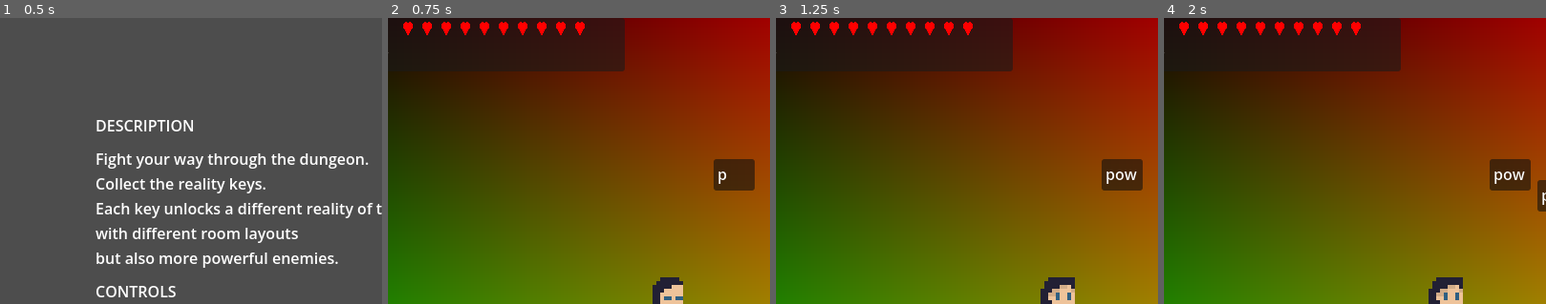
Above: before the commit, frames 1-4 (left to right).
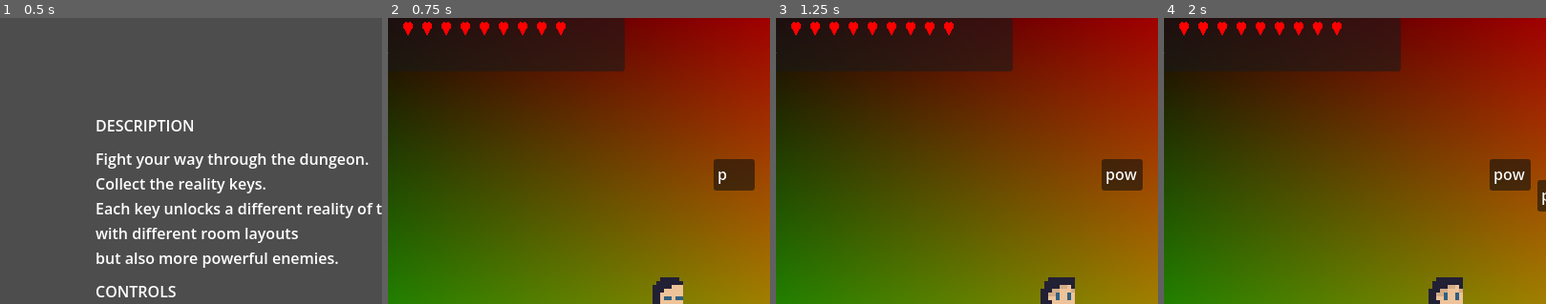
Above: after the commit, the same moments.

Repository: radulfx86/explore_mvania
Game: Godot game, scene res://levels/load_screen.tscn
The game is run twice, just before and just after one commit, with the same random seed, the same clock (stepped at 60 frames per second) and the same inputs.
Inputs:
- Up to frame 1 (0.5 s): no input
- Up to frame 2 (0.75 s): tap Enter at 0.5 s; hold D (move_right) from 0.53 s (still down); tap Q (attack_melee) at 0.6 s
- Up to frame 3 (1.25 s): keep holding D (move_right); tap Space (jump) at 0.77 s
- Up to frame 4 (2 s): keep holding D (move_right); tap E (attack_ranged) at 1.35 s; tap Space (jump) at 1.52 s
The pictures show only the part of the screen within x 13-63%, y 0-50%; the shares and areas given below are measured in that part.

Frame 1 is identical in both runs. In frame 2, less than 0.1% of the frame differs, in the area x 49-52%, y 1-6%; in frame 3, less than 0.1%; in frame 4, less than 0.1%.

Commit message:
track player HP

Diff:
--- a/char/char_base.gd
+++ b/char/char_base.gd
@@ -15,6 +15,7 @@
 @export var update_dist: float = 10.0
 @export var detection_area: Area2D
 var target: Node = null
+signal hp_changed
 
 @export var animation: AnimatedSprite2D:
 	set(a):
@@ -138,6 +139,7 @@
 	print("hit applied %d to %s - %s hp left" % [value, name, stats.hp])
 	if value > 0:
 		velocity.y = -value * 10
+	hp_changed.emit()
 
 func get_animation_prefix() -> String:
 	#print("requested animation prefix -> %d_%s_" % [RealityManagement.realilty_level, char_name])
--- a/gui/gui.gd
+++ b/gui/gui.gd
@@ -7,6 +7,7 @@
 @onready var reality_placeholder: Control = $p/h/RealityPlaceholder
 var reality_icons: Array[AnimatedSprite2D]
 var current_reality: AnimatedSprite2D
+var heart_icons: Array[AnimatedSprite2D]
 
 func _ready() -> void:
 
@@ -43,23 +44,36 @@
 	reality_placeholder.add_child(current_reality)
 	current_reality.material = mat.duplicate()
 	current_reality.material.set_shader_parameter("reality_color", PlayerProgress.skill_colors[0])
+	RealityManagement.d.level_switched.connect(update_level)
 
 func init_hearts(width: int) -> void:
 	var c:int = 0
-	for r in range(PlayerProgress.max_life):
+	var player_hp = %Hero.stats.hp
+	for r in range( %Hero.capabilities.hp):
 		var heart: AnimatedSprite2D = animated_item.instantiate()
 		heart.play("heart")
 		heart.position.x += width + 20 * c
 		heart.position.y += level_info_label.size.y/2
-		#life_info_placeholder.add_child(heart)
+		if r >= player_hp:
+			heart.visible = false
+		heart_icons.append(heart)
 		life_info_label.add_child(heart)
 		heart.material.set_shader_parameter("reality_color", Color.RED)
 		c += 1
-
-	RealityManagement.d.level_switched.connect(update_level)
+	%Hero.hp_changed.connect(update_hp)
 
 func update_level() -> void:
 	current_reality.material.set_shader_parameter("reality_color", PlayerProgress.skill_colors[RealityManagement.realilty_level])
+
+func update_hp() -> void:
+	var player_hp = %Hero.stats.hp
+	var c: int = 0
+	for heart in heart_icons:
+		if c >= player_hp:
+			heart.visible = false
+		else:
+			heart.visible = true
+		c += 1
 
 ''' move this into a signal receiver '''
 func _physics_process(_delta: float) -> void:
--- a/levels/test_level.tscn
+++ b/levels/test_level.tscn
@@ -31,7 +31,7 @@
 
 [sub_resource type="Resource" id="Resource_wkb0e"]
 script = ExtResource("4_wndkh")
-hp = 10
+hp = 9
 metadata/_custom_type_script = "uid://b0nyc6egp5ksc"
 
 [sub_resource type="ShaderMaterial" id="ShaderMaterial_axl34"]
@@ -356,6 +356,7 @@
 script = ExtResource("1_4n8tn")
 
 [node name="Hero" type="CharacterBody2D" parent="." unique_id=789768267 node_paths=PackedStringArray("animation", "hit", "hurt")]
+unique_name_in_owner = true
 position = Vector2(440, 146)
 collision_layer = 2
 collision_mask = 29
@@ -363,9 +364,11 @@
 capabilities = SubResource("Resource_4n8tn")
 stats = SubResource("Resource_wkb0e")
 char_name = "hero"
+update_dist = null
 animation = NodePath("AnimatedSprite2D")
 hit = NodePath("hit_area")
 hurt = NodePath("hurt_area")
+direction = null
 metadata/_custom_type_script = "uid://dw21txbolrwfj"
 
 [node name="Camera2D" type="Camera2D" parent="Hero" unique_id=785071815]
Not shown, changed: Readme.md
